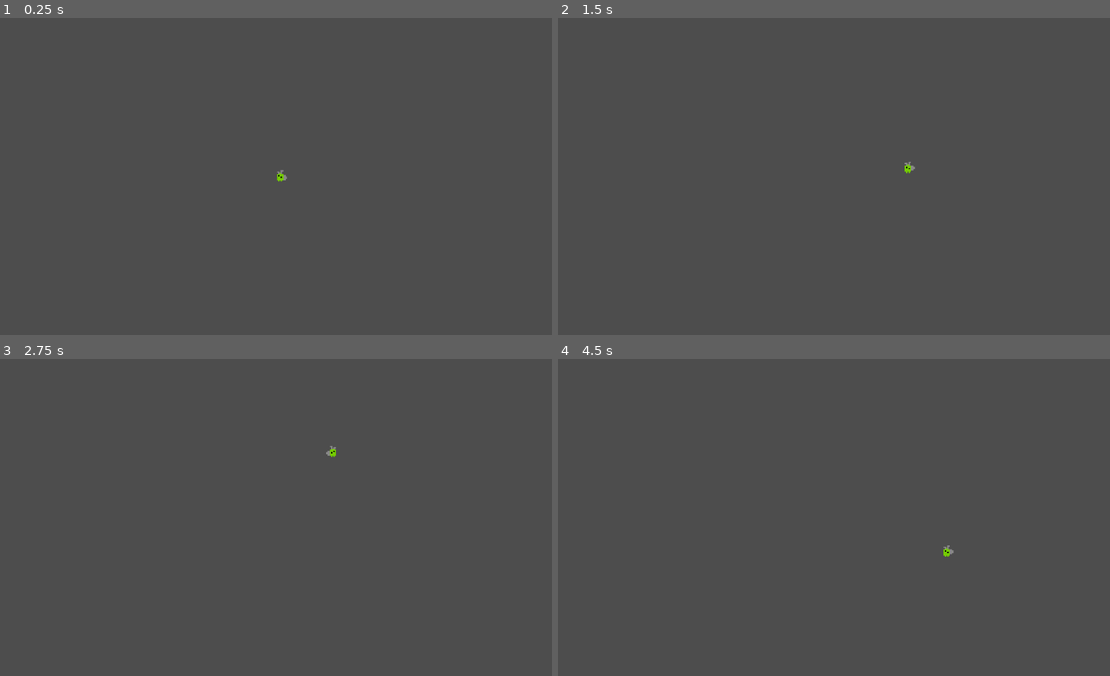
Above: before the commit, frames 1-4 (two rows, left to right).
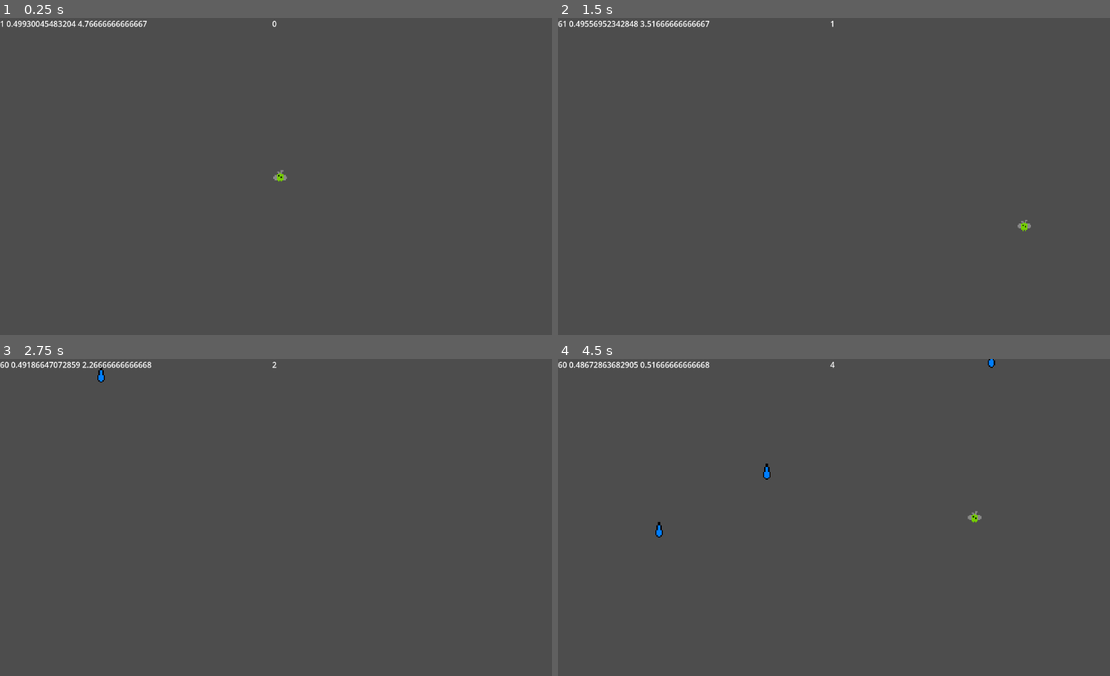
Above: after the commit, the same moments.

Repository: thelegendofmario/rain-dance
Game: Godot game, scene res://main.tscn
The game is run twice, just before and just after one commit, with the same random seed, the same clock (stepped at 60 frames per second) and the same inputs.
Inputs (mouse positions are in pixels of both pictures, inside the frame that each line leads up to):
- Up to frame 1 (0.25 s): no input
- Up to frame 2 (1.5 s): move the mouse to (966, 160) at 0.52 s; press the mouse at (966, 160) at 0.53 s; hold D (right, bound only after the commit) 0.53-1.28 s; move the mouse to (729, 192) at 1.27 s; release the mouse at (729, 192) at 1.28 s; hold S (down, bound only after the commit) from 1.28 s (still down); click (729, 192) at 1.35 s
- Up to frame 3 (2.75 s): move the mouse to (336, 447) at 2.02 s; release S (down, bound only after the commit) at 2.03 s; press the mouse at (336, 447) at 2.03 s; hold D (right, bound only after the commit) from 2.03 s (still down)
- Up to frame 4 (4.5 s): move the mouse to (811, 580) at 2.77 s; release D (right, bound only after the commit) at 2.78 s; release the mouse at (811, 580) at 2.78 s; hold W (up, bound only after the commit) 2.78-3.53 s; click (811, 580) at 2.85 s; move the mouse to (1010, 565) at 3.52 s; press the mouse at (1010, 565) at 3.53 s; hold A (left, bound only after the commit) from 3.53 s (still down); move the mouse to (668, 469) at 4.27 s; release the mouse at (668, 469) at 4.28 s; click (668, 469) at 4.35 s

The runs differ from the first frame. In frame 1, 0.3% of the frame differs, in the area x 0-51%, y 0-52%; in frame 2, 0.4%; in frame 3, 0.4%; in frame 4, 0.6%, in the area x 0-80%, y 0-63%.

Commit message:
added dificulty curve/rain

Diff:
--- a/bug.gd
+++ b/bug.gd
@@ -2,17 +2,11 @@
 
 @export var speed = 200
 
-var target = position
-
-
+func get_input():
+	$AnimatedSprite2D.play()
+	var input_direction = Input.get_vector("left", "right", "up", "down")
+	velocity = input_direction * speed
 
 func _physics_process(delta):
-	$AnimatedSprite2D.play()
-	velocity = position.direction_to(target) * speed
-	#look_at(target)
-	if Input.is_action_pressed("click"):
-		target = get_global_mouse_position()
-	if velocity.x != 0:
-			$AnimatedSprite2D.flip_h = velocity.x > 0
-	if position.distance_to(target) > 10:
-		move_and_slide()
+	get_input()
+	move_and_slide()
--- a/bug.tscn
+++ b/bug.tscn
@@ -26,15 +26,15 @@
 }]
 
 [sub_resource type="RectangleShape2D" id="RectangleShape2D_og6ff"]
-size = Vector2(10, 11)
+size = Vector2(5, 9)
 
 [node name="Bug" type="CharacterBody2D"]
 script = ExtResource("1_8017v")
 
 [node name="AnimatedSprite2D" type="AnimatedSprite2D" parent="."]
 sprite_frames = SubResource("SpriteFrames_uimmq")
-frame_progress = 0.677313
+frame_progress = 0.24152
 
 [node name="CollisionShape2D" type="CollisionShape2D" parent="."]
-position = Vector2(0, -0.5)
+position = Vector2(-1.5, -0.5)
 shape = SubResource("RectangleShape2D_og6ff")
--- a/main.gd
+++ b/main.gd
@@ -1,27 +1,42 @@
 extends Node2D
 @export var rainscene : PackedScene
-
+var time_alive = 0
+var twee = 0.0001
 # Called when the node enters the scene tree for the first time.
 func _ready():
-	pass # Replace with function body.
+
+	$SecTimer.start()
 
 
 # Called every frame. 'delta' is the elapsed time since the previous frame.
 func _process(delta):
-	pass
 
+	$Camera2D/CanvasLayer/Label.text = str(Engine.get_frames_per_second(), " ", $RainTimer.wait_time, " ", $SecTim2.time_left)
+	$Camera2D/CanvasLayer/Label2.text = str(time_alive)
+	$RainTimer.wait_time = lerpf($RainTimer.wait_time, 0.00000001, twee)
 
+	#if time_alive % 5:
+		#$RainTimer.wait_time / 2
 
 func _on_rain_timer_timeout():
+
 	var r = rainscene.instantiate()
 
 	var rain_spawn_location = $RainPath/RainSpawn
 	rain_spawn_location.progress_ratio = randf()
-
-
 
 	r.position = rain_spawn_location.position
 
 	#var velocity = Vector2(randf_range(150.0, 250.0), 0.0)
 
 	add_child(r)
+
+
+func _on_sec_timer_timeout():
+	time_alive += 1
+
+	$SecTimer.start()
+
+func _on_sec_tim_2_timeout():
+	twee *= 5
+	pass
--- a/main.tscn
+++ b/main.tscn
@@ -6,7 +6,7 @@
 
 [sub_resource type="Curve2D" id="Curve2D_t1ayf"]
 _data = {
-"points": PackedVector2Array(0, 0, 0, 0, -224, 0, 0, 0, 0, 0, 224, 0, 0, 0, 0, 0, -224, 0)
+"points": PackedVector2Array(0, 0, 0, 0, -224, 0, 0, 0, 0, 0, 916, 1, 0, 0, 0, 0, -224, 0)
 }
 point_count = 3
 
@@ -15,18 +15,46 @@
 rainscene = ExtResource("2_5psrc")
 
 [node name="Bug" parent="." instance=ExtResource("1_uvg57")]
+position = Vector2(232, 128)
 
 [node name="Camera2D" type="Camera2D" parent="."]
+position = Vector2(232, 128)
 zoom = Vector2(2.535, 2.535)
 
+[node name="CanvasLayer" type="CanvasLayer" parent="Camera2D"]
+
+[node name="Label" type="Label" parent="Camera2D/CanvasLayer"]
+offset_right = 40.0
+offset_bottom = 23.0
+
+[node name="Label2" type="Label" parent="Camera2D/CanvasLayer"]
+anchors_preset = 5
+anchor_left = 0.5
+anchor_right = 0.5
+offset_left = -20.0
+offset_right = 20.0
+offset_bottom = 23.0
+grow_horizontal = 2
+
 [node name="RainPath" type="Path2D" parent="."]
-position = Vector2(0, -128)
+position = Vector2(236, -1)
 curve = SubResource("Curve2D_t1ayf")
 
 [node name="RainSpawn" type="PathFollow2D" parent="RainPath"]
 position = Vector2(-224, 0)
+rotation = 0.000877193
 
 [node name="RainTimer" type="Timer" parent="."]
-wait_time = 0.068
+wait_time = 0.5
+autostart = true
+
+[node name="SecTimer" type="Timer" parent="."]
+one_shot = true
+
+[node name="SecTim2" type="Timer" parent="."]
+wait_time = 5.0
+autostart = true
 
 [connection signal="timeout" from="RainTimer" to="." method="_on_rain_timer_timeout"]
+[connection signal="timeout" from="SecTimer" to="." method="_on_sec_timer_timeout"]
+[connection signal="timeout" from="SecTim2" to="." method="_on_sec_tim_2_timeout"]
--- a/project.godot
+++ b/project.godot
@@ -22,6 +22,30 @@
 "events": [Object(InputEventMouseButton,"resource_local_to_scene":false,"resource_name":"","device":-1,"window_id":0,"a …(253 unchanged characters)…
 ]
 }
+left={
+"deadzone": 0.5,
+"events": [Object(InputEventKey,"resource_local_to_scene":false,"resource_name":"","device":-1,"window_id":0,"alt_pressed":false,"shift_pressed":false,"ctrl_pressed":false,"meta_pressed":false,"pressed":false,"keycode":0,"physical_keycode":65,"key_label":0,"unicode":97,"echo":false,"script":null)
+, Object(InputEventKey,"resource_local_to_scene":false,"resource_name":"","device":-1,"window_id":0,"alt_pressed":false,"shift_pressed":false,"ctrl_pressed":false,"meta_pressed":false,"pressed":false,"keycode":0,"physical_keycode":4194319,"key_label":0,"unicode":0,"echo":false,"script":null)
+]
+}
+right={
+"deadzone": 0.5,
+"events": [Object(InputEventKey,"resource_local_to_scene":false,"resource_name":"","device":-1,"window_id":0,"alt_pressed":false,"shift_pressed":false,"ctrl_pressed":false,"meta_pressed":false,"pressed":false,"keycode":0,"physical_keycode":68,"key_label":0,"unicode":100,"echo":false,"script":null)
+, Object(InputEventKey,"resource_local_to_scene":false,"resource_name":"","device":-1,"window_id":0,"alt_pressed":false,"shift_pressed":false,"ctrl_pressed":false,"meta_pressed":false,"pressed":false,"keycode":0,"physical_keycode":4194321,"key_label":0,"unicode":0,"echo":false,"script":null)
+]
+}
+up={
+"deadzone": 0.5,
+"events": [Object(InputEventKey,"resource_local_to_scene":false,"resource_name":"","device":-1,"window_id":0,"alt_pressed":false,"shift_pressed":false,"ctrl_pressed":false,"meta_pressed":false,"pressed":false,"keycode":0,"physical_keycode":87,"key_label":0,"unicode":119,"echo":false,"script":null)
+, Object(InputEventKey,"resource_local_to_scene":false,"resource_name":"","device":-1,"window_id":0,"alt_pressed":false,"shift_pressed":false,"ctrl_pressed":false,"meta_pressed":false,"pressed":false,"keycode":0,"physical_keycode":4194320,"key_label":0,"unicode":0,"echo":false,"script":null)
+]
+}
+down={
+"deadzone": 0.5,
+"events": [Object(InputEventKey,"resource_local_to_scene":false,"resource_name":"","device":-1,"window_id":0,"alt_pressed":false,"shift_pressed":false,"ctrl_pressed":false,"meta_pressed":false,"pressed":false,"keycode":0,"physical_keycode":83,"key_label":0,"unicode":115,"echo":false,"script":null)
+, Object(InputEventKey,"resource_local_to_scene":false,"resource_name":"","device":-1,"window_id":0,"alt_pressed":false,"shift_pressed":false,"ctrl_pressed":false,"meta_pressed":false,"pressed":false,"keycode":0,"physical_keycode":4194322,"key_label":0,"unicode":0,"echo":false,"script":null)
+]
+}
 
 [rendering]
 
--- a/rain_drop.gd
+++ b/rain_drop.gd
@@ -1,11 +1,13 @@
 extends Area2D
 
-
+@onready var speed = randf_range(1,2)
 # Called when the node enters the scene tree for the first time.
 func _ready():
-	pass # Replace with function body.
+	pass
 
 
 # Called every frame. 'delta' is the elapsed time since the previous frame.
 func _process(delta):
-	position.y += 10
+	if not $VisibleOnScreenNotifier2D.is_on_screen():
+		queue_free()
+	position.y += speed
--- a/rain_drop.tscn
+++ b/rain_drop.tscn
@@ -17,3 +17,7 @@
 [node name="Sprite2D" type="Sprite2D" parent="."]
 position = Vector2(0, -1)
 texture = ExtResource("1_8mdpm")
+
+[node name="VisibleOnScreenNotifier2D" type="VisibleOnScreenNotifier2D" parent="."]
+position = Vector2(0, -5.5)
+scale = Vector2(0.3, 0.65)
Binary file changed: bug.png
